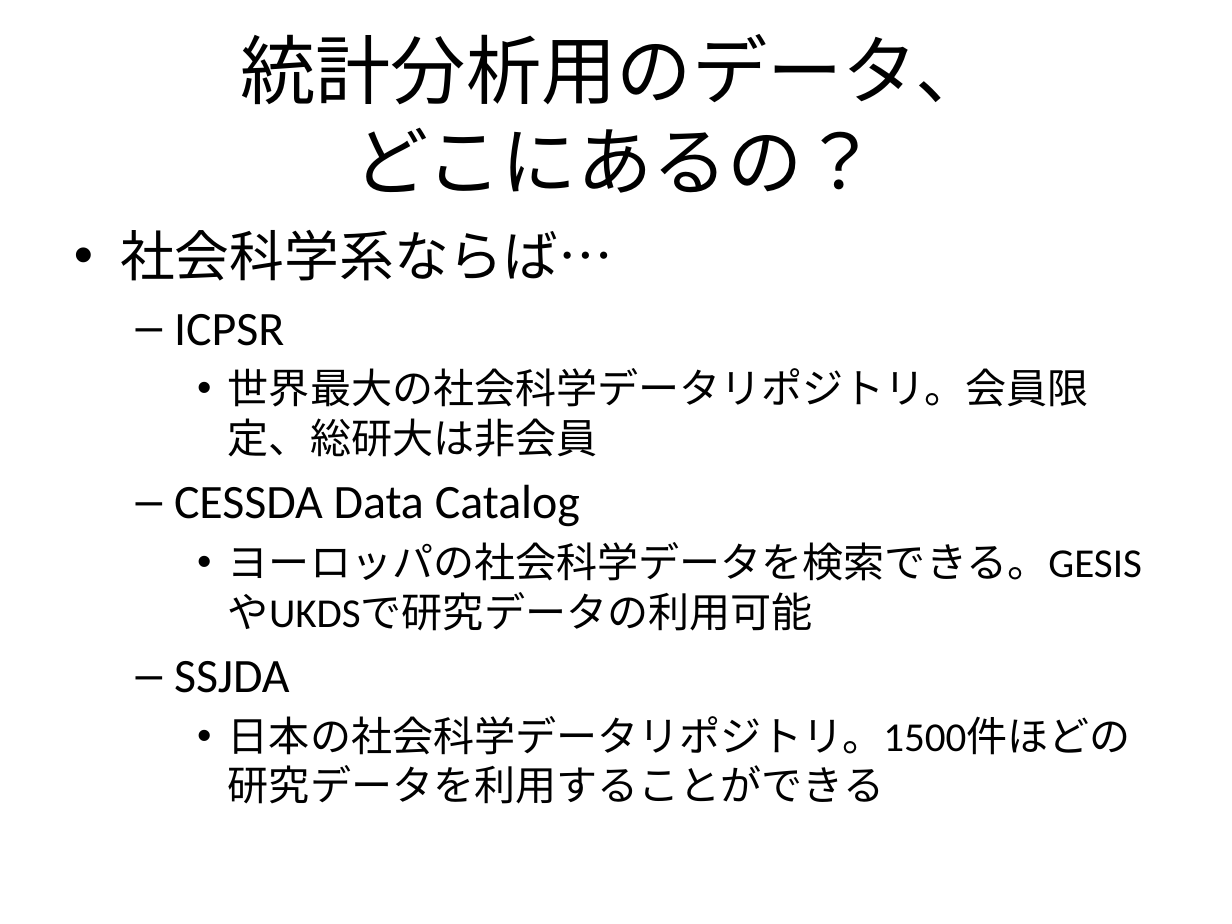
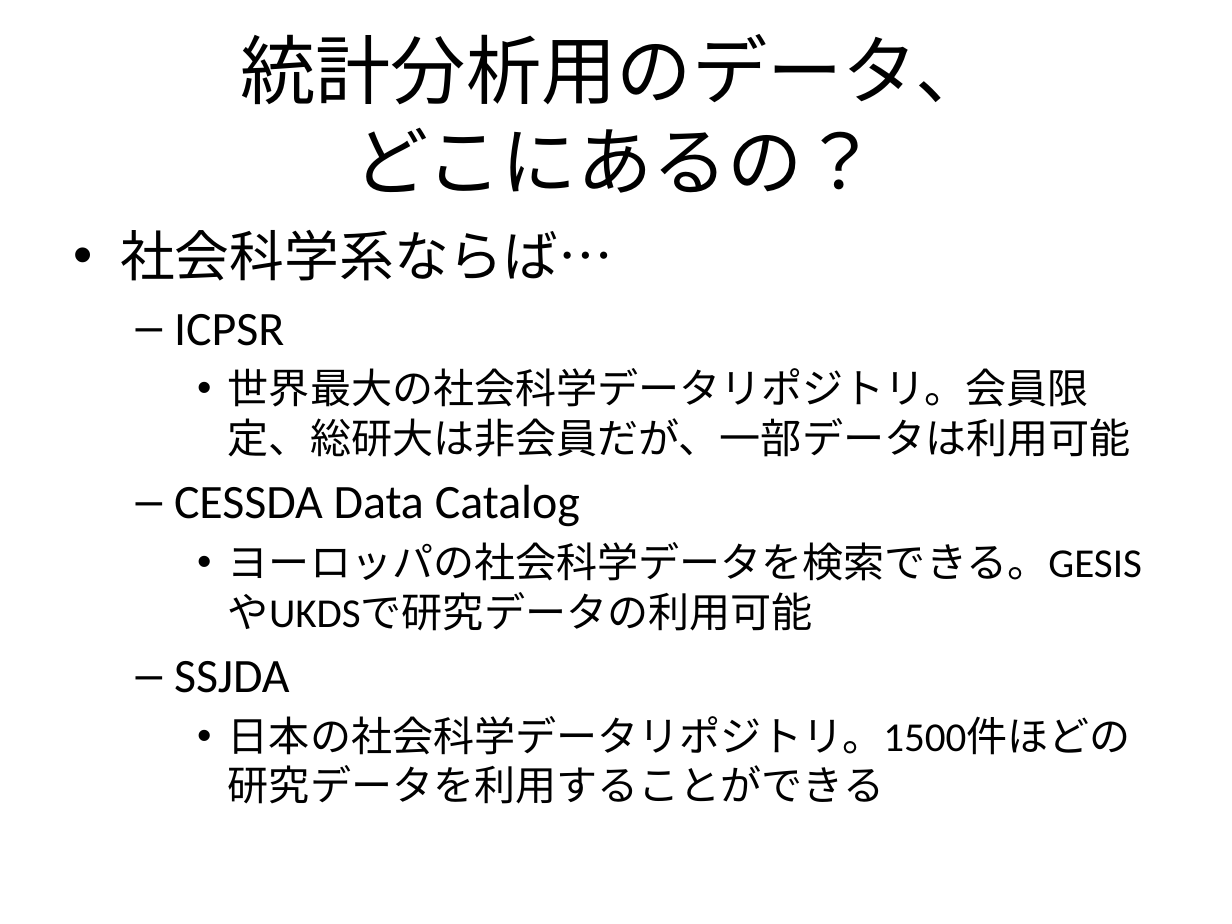
Before and after one commit to MakotoASAOKA/IES2023_Week14, a slide deck: slide 54 of week14_regression.pptx. Drawn at 1232x924 pixels with LibreOffice and Linux fonts; fonts in the diff are those of the drawing. Boxes give left, top, right and bottom in pixels: in the first picture for what was removed or moved away, otherwise in the second. Text is boxed around its words. In the diff, an @@ line names an element or a change of style, - is before the commit and + after.

```diff
--- a/week14_regression.pptx
+++ b/week14_regression.pptx
@@ text at [228, 368, 1131, 457]: text changed @@
-    • 世界最大の社会科学データリポジトリ。会員限定、総研大は非会員
+    • 世界最大の社会科学データリポジトリ。会員限定、総研大は非会員だが、一部データは利用可能
```
Also in this commit, not shown: 6 other slides changed.
